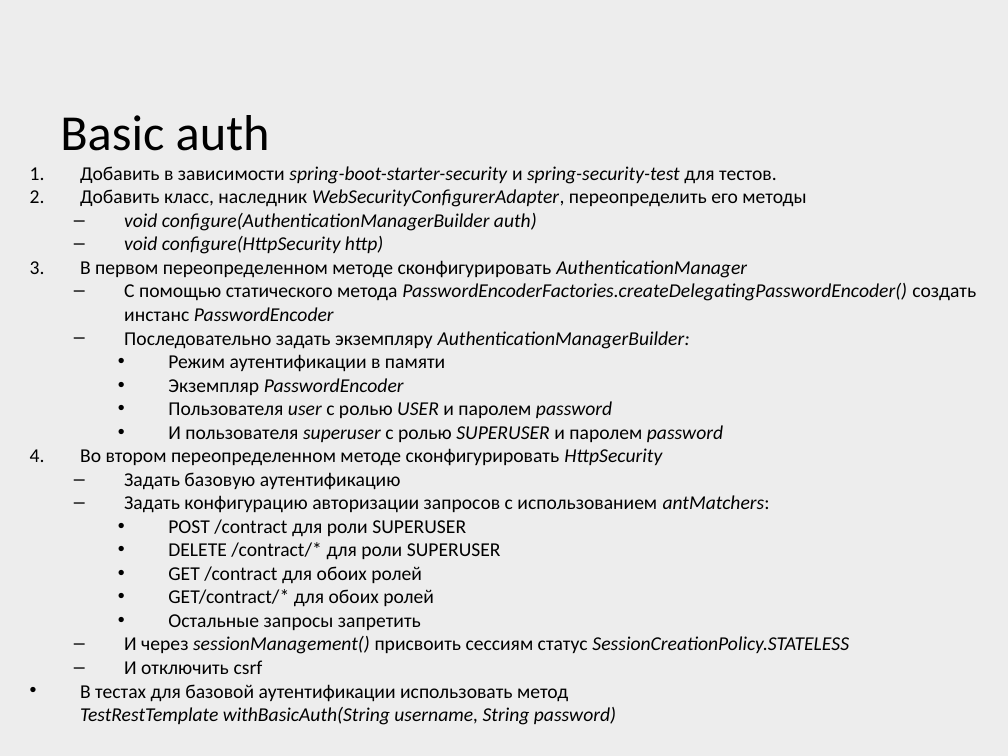
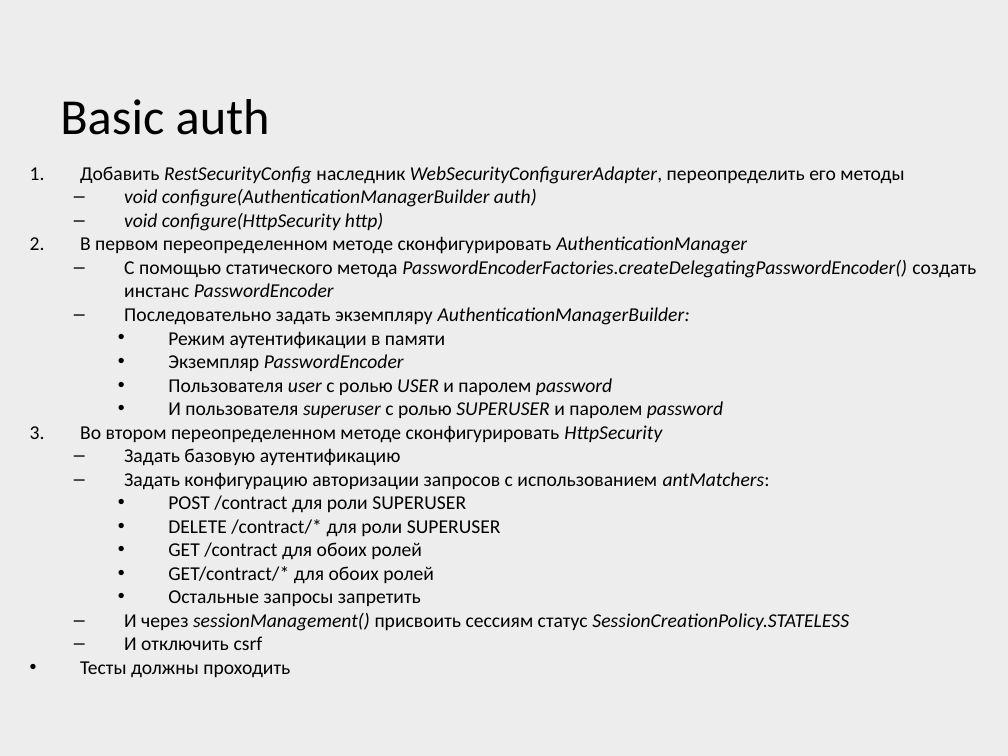
Before and after one commit to ArtemVChukin/rest-security-server, a slide deck: slide 2 of SpringSecurity.pptx. Drawn at 1008x756 pixels with LibreOffice and Linux fonts; fonts in the diff are those of the drawing; background and template pictures are left out. Boxes give left, top, right and bottom in pixels: in the first picture for what was removed or moved away, otherwise in the second. Text is boxed around its words. In the diff, an @@ line names an element or a change of style, - is before the commit and + after.

```diff
--- a/SpringSecurity.pptx
+++ b/SpringSecurity.pptx
@@ title "Basic auth": place and size @@
-title "Basic auth" at [60, 115, 270, 151]
+title "Basic auth" at [60, 99, 270, 135]
@@ text at [80, 166, 904, 184]: text changed; italic on @@
-1. Добавить в зависимости spring-boot-starter-security и spring-security-test для тестов.
-2. Добавить класс, наследник WebSecurityConfigurerAdapter, переопределить его методы
+1. Добавить RestSecurityConfig наследник WebSecurityConfigurerAdapter, переопределить его методы
@@ text at [80, 661, 290, 678]: text changed; italic off @@
-• В тестах для базовой аутентификации использовать метод
-  TestRestTemplate withBasicAuth(String username, String password)
+• Тесты должны проходить
```
Also in this commit, not shown: 3 other slides changed.
